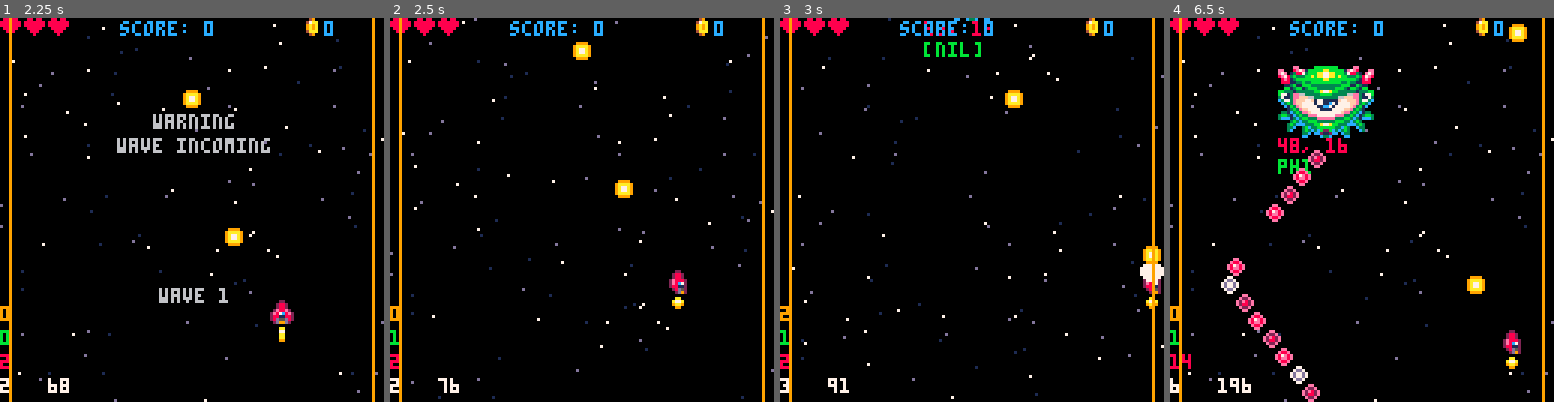
Above: before the commit, frames 1-4 (left to right).
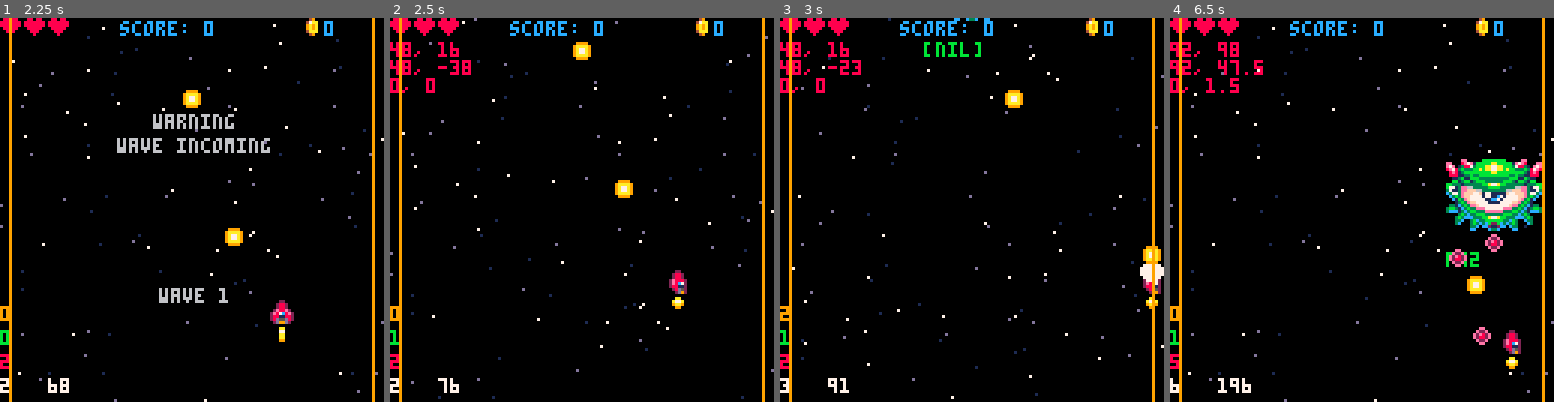
Above: after the commit, the same moments.

Repository: sirchras/p8-shmup
Game: PICO-8 cartridge shmup.p8
The game is run twice, just before and just after one commit, with the same random seed, the same clock (stepped at 60 frames per second) and the same inputs.
Inputs:
- Up to frame 1 (2.25 s): tap X (X key) at 0.33, 1.07, 1.85 s; tap O (Z key) at 0.7, 1.7, 2.1 s; hold Right 1.6-2.1 s; hold Up from 2.15 s (still down)
- Up to frame 2 (2.5 s): release Up at 2.42 s; hold Right from 2.47 s (still down)
- Up to frame 3 (3 s): keep holding Right; tap O (Z key) at 2.5, 2.9 s; tap X (X key) at 2.97 s
- Up to frame 4 (6.5 s): release Right at 3.03 s; hold Left 3.08-3.58 s; tap O (Z key) every 0.4 s from 3.3 to 6.1 s; hold Down 3.63-3.97 s; hold Right 4.02-4.68 s; tap X (X key) at 4.08, 5.2, 6.32 s; hold Up 4.73-5.03 s; hold Left 5.08-5.68 s; hold Down 5.73-6.03 s; hold Right from 6.08 s (still down)

Frame 1 is identical in both runs. In frame 2, 0.7% of the frame differs, in the area x 0-22%, y 6-20%; in frame 3, 0.8%; in frame 4, 12%, in the area x 0-97%, y 1-100%.

Commit message:
wip: add boss phase 2

Diff:
--- a/shmup.p8
+++ b/shmup.p8
@@ -1049,6 +1049,13 @@
 	--enemy state - action
 	if (not self.act) self.act=self.adv
 	self:act()
+	--debug
+--	if self.typ=="boss" then
+--		if (frame()%5==0) self:act()
+--	else
+--		self:act()
+--	end
+	--
 	--check enemy/player collision
 	if self:col(p) and
 	   p.invul==0 then
@@ -1104,6 +1111,7 @@
 		self.y=self.ty
 		self.x=self.tx
 		self.act=self.hold
+		return
 	end
 	self:move(dx,dy)
 end
@@ -1268,14 +1276,19 @@
 	typ="boss", --type
 	s=1.5, --default mv speed
 	pht=0, --phase timer
+	p2i=1, --phase 2 index
 	fsfx=34, --fire sfx
 	--debug
 	ph=nil,
+	ddx=0,
+	ddy=0,
 }
 function boss:draw()
 	enemy.draw(self)
 	--debug
-	print(self.tx..", "..self.ty,self.x,self.y+self:h(),8)
+	print(self.tx..", "..self.ty,0,8,8)
+	print(self.x..", "..self.y,0,14,8)
+	print(self.ddx..", "..self.ddy,0,20,8)
 	print(self.ph,self.x,self.y+self:h()+7,11)
 	--
 end
@@ -1292,8 +1305,10 @@
 	if abs(self.y-self.ty)<0.5 then
 		self.y=self.ty
 		self.x=self.tx
-		self.act=self.phase1
+--		self.act=self.phase1
+		self.act=self.phase2
 		self.pht=frame()+240 --8 sec
+		return
 	end
 	self:move(dx,dy)
 end
@@ -1321,12 +1336,29 @@
 	self.ph="ph2"
 	--
 	--movement
-	local i=1
+	local spd=1.5
+	local i=self.p2i
 	local targets={
-		{92,16},{92,88},{3,88},
+		{92,16},{92,98},{3,98},
 		{3,16},{48,16}
 	}
+	local tx,ty=unpack(targets[i])
+	self.tx=tx
+	self.ty=ty
+	local dx=mid(-spd,tx-self.x,spd)
+	local dy=mid(-spd,ty-self.y,spd)
+	self.ddx=dx
+	self.ddy=dy
+	if abs(self.x-tx)<0.5 and
+	   abs(self.y-ty)<0.5 then
+		self.x=tx
+		self.y=ty
+		self.p2i=(i%#targets)+1
+		return
+	end
+	self:move(dx,dy)
 	--shooting
+	if (frame()%15==0) red.fire(self)
 	--transition
 	self:checkphasetrans(self.phase3)
 end
